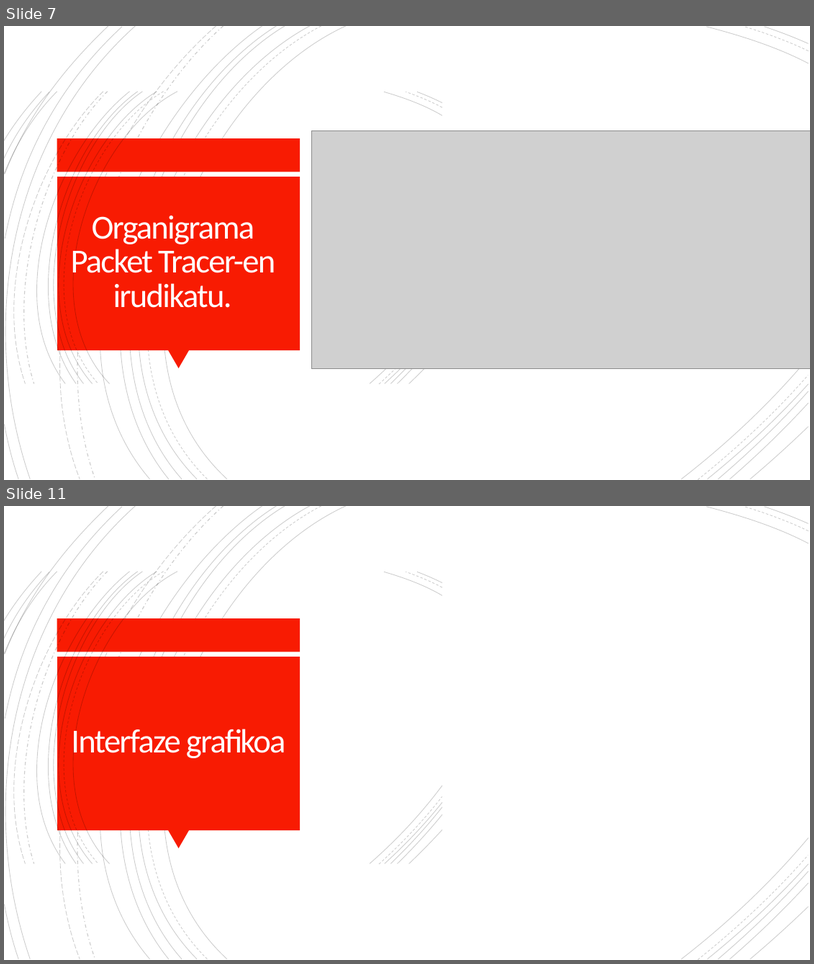
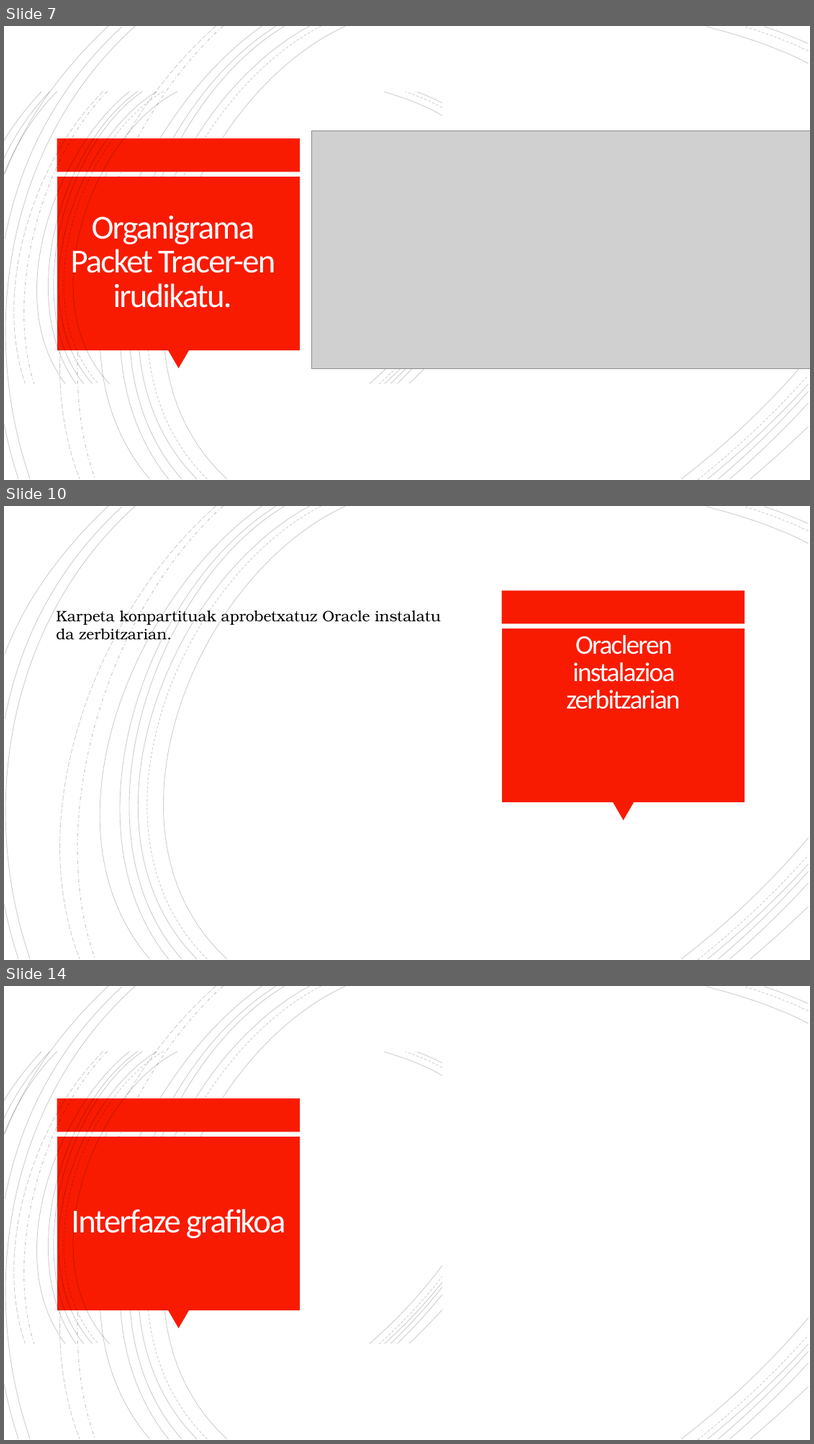
Before and after one commit to OceansForce/Erronka_5_Taldea, a slide deck: Aurkezpena/AurkezpenaTaldea5.pptx. Shown one above the other, each under a label of ours: slides 7 and 11 before the commit, slides 7, 10 and 14 after it; the slides between them are not shown. The pictures are 814x964 and 814x1444 pixels, drawn with LibreOffice and Linux fonts; fonts in the diff are those of the drawing; grey boxes stand for pictures; background and template pictures are left out. Boxes give left, top, right and bottom in pixels: in the first picture for what was removed or moved away, otherwise in the second. Text is boxed around its words. In the diff, an @@ line names an element or a change of style, - is before the commit and + after.

```diff
--- a/Aurkezpena/AurkezpenaTaldea5.pptx
+++ b/Aurkezpena/AurkezpenaTaldea5.pptx
@@ slide 10 added at box(4, 506, 810, 960), background #FFFFFF; not listed: 21 template elements that a slide beside it also shows @@
@@ rectangle added at box(502, 591, 745, 624), fill #F81B02 @@
@@ text added at box(56, 607, 441, 644), 18 pt, text #000000 @@
+Karpeta konpartituak aprobetxatuz Oracle instalatu da zerbitzarian.
@@ rectangle added at box(502, 629, 745, 803), fill #F81B02 @@
@@ title added at box(566, 635, 680, 709), 32 pt, text #FFFEFF @@
+Oracleren instalazioa zerbitzarian
@@ triangle added at box(613, 802, 634, 820), fill #F81B02 @@
@@ what was slide 11 is now slide 14 @@
```
Also in this commit, not shown: 3 slides changed, 3 other slides added, 3 slides removed, 5 other files.
